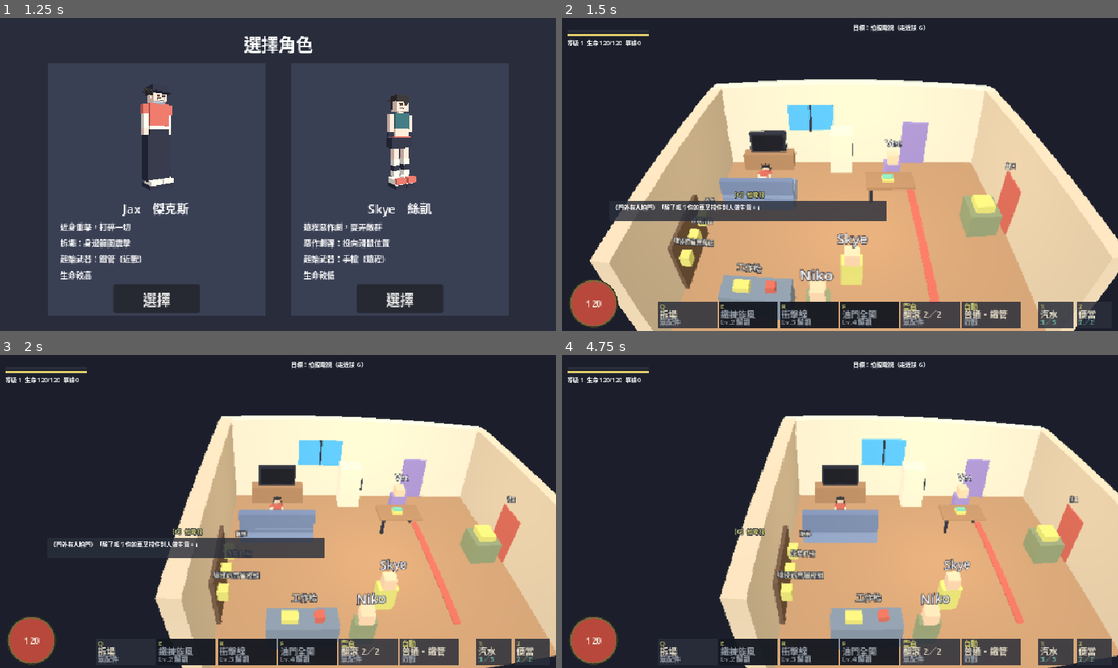
Above: before the commit, frames 1-4 (two rows, left to right).
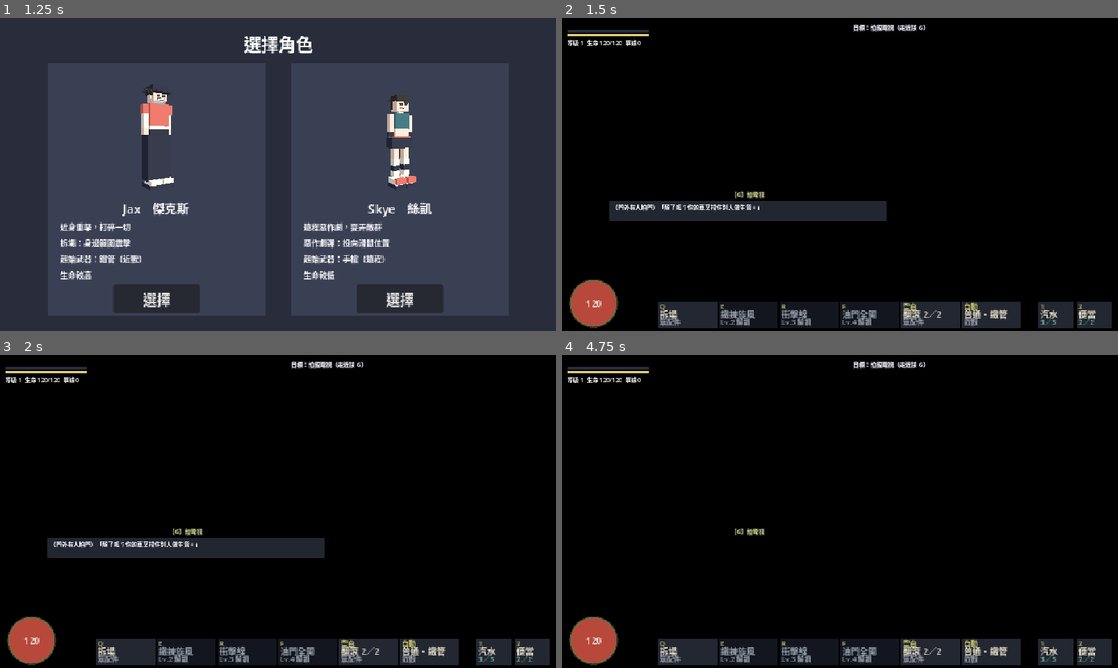
Above: after the commit, the same moments.

Repository: yauchai2/Game-Lab-2
Game: Godot game, scene res://game/title.tscn
The game is run twice, just before and just after one commit, with the same random seed, the same clock (stepped at 60 frames per second) and the same inputs.
Inputs (mouse positions are in pixels of both pictures, inside the frame that each line leads up to):
- Up to frame 1 (1.25 s): click "新遊戲" at 0.5 s
- Up to frame 2 (1.5 s): click "選擇" at 1.25 s
- Up to frame 3 (2 s): no input
- Up to frame 4 (4.75 s): tap Enter at 2, 4.25 s; move the mouse to (962, 495) at 2.02 s; hold D 2.03-2.75 s; tap E at 2.1 s; click (962, 495) at 2.17 s; tap Space at 2.27, 3.5 s; drag from (728, 527) to (812, 574) at 2.77 s; move the mouse to (895, 442) at 3.52 s; hold D 3.53-4.25 s; tap Keypad Enter at 3.6 s; drag from (812, 574) to (673, 464) at 4.27 s

Frame 1 is identical in both runs. In frame 2, 94% of the frame differs, in the area x 0-100%, y 0-100%; in frame 3, 92%; in frame 4, 94%.

Commit message:
全局卡通渲染：卡通光影與深度輪廓線，設定頁可開關
Co-Authored-By: Claude Sonnet 5.5 <noreply@anthropic.com>
Claude-Session: https://claude.ai/code/session_018tqqU6bQ53ZCSKw2HUsxJY

Diff:
--- a/game/scripts/game_settings.gd
+++ b/game/scripts/game_settings.gd
@@ -11,7 +11,7 @@
 const DEFAULTS := {
 	"master": 100, "music": 70, "sfx": 100,
 	"fullscreen": 0, "render": 1, "fisheye": 2, "shadows": 1, "vsync": 1,
-	"shake": 2, "hit_stop": 1, "damage_numbers": 1, "zoom_speed": 1, "hide_common": 0,
+	"shake": 2, "hit_stop": 1, "damage_numbers": 1, "zoom_speed": 1, "hide_common": 0, "toon": 1, "outline": 1,
 }
 
 ## 調色強度（0＝關）。暫時不調色，之後按章節內容設定，由章節程式改這個值。
@@ -69,6 +69,7 @@
 	for sun in tree.get_nodes_in_group("sun"):
 		sun.shadow_enabled = v["shadows"] == 1
 	fit_3d(tree)
+	tree.call_group("toon", "refresh")
 
 static func fisheye_k() -> float:
 	return FISHEYE_K[v["fisheye"]]
--- a/game/scripts/main.gd
+++ b/game/scripts/main.gd
@@ -59,6 +59,8 @@
 func _fit_3d_resolution() -> void:
 	GS.fit_3d(get_tree())
 
+var toon: Node
+
 func _ready() -> void:
 	GS.apply(get_tree())
 	get_tree().root.size_changed.connect(_fit_3d_resolution)
@@ -79,6 +81,9 @@
 	var fisheye := CanvasLayer.new()
 	fisheye.set_script(preload("res://game/scripts/fisheye.gd"))
 	add_child(fisheye)
+	toon = Node.new()
+	toon.set_script(preload("res://game/scripts/toon.gd"))
+	add_child(toon)
 	add_child(music)
 	music.volume_db = MUSIC_DB
 	music.bus = "Music" if AudioServer.get_bus_index("Music") >= 0 else "Master"
--- a/game/scripts/settings_menu.gd
+++ b/game/scripts/settings_menu.gd
@@ -23,6 +23,8 @@
 	["damage_numbers", "傷害數字", "cycle", ["關", "開"]],
 	["zoom_speed", "滾輪縮放速度", "cycle", ["慢", "標準", "快"]],
 	["hide_common", "隱藏白色掉落名牌", "cycle", ["關", "開"]],
+	["toon", "卡通光影", "cycle", ["關", "開"]],
+	["outline", "輪廓線", "cycle", ["關", "開"]],
 ]
 const KEYS_TEXT := "操作\nWASD 移動　空白鍵 翻滾\nQ／E／R／F 技能　Shift 格擋\n滑鼠中鍵拖曳 轉鏡頭　滾輪 縮放\nC 工作枱　Z 隱藏白色名牌\nM 音樂　V 魚眼\nEsc 設定"
 
--- /dev/null
+++ b/game/scripts/toon.gd
@@ -0,0 +1,100 @@
+extends Node
+## 全局卡通渲染：
+## 1. 所有標準材質改用卡通漫反射（分層光影、無高光）；新生成的物件自動套用。
+## 2. 依深度圖畫輪廓線（相機前一塊全螢幕方塊，Compatibility 渲染器可用）。
+## 設定：GameSettings.v["toon"]、v["outline"]（設定頁可開關）。
+
+const GS := preload("res://game/scripts/game_settings.gd")
+
+const OUTLINE_SHADER := """
+shader_type spatial;
+render_mode unshaded, depth_test_disabled, cull_disabled, blend_mix;
+uniform sampler2D depth_tex : hint_depth_texture, filter_nearest;
+uniform vec4 line_color : source_color = vec4(0.07, 0.08, 0.11, 1.0);
+uniform float thickness = 1.0;
+uniform float threshold = 0.06;
+
+void vertex() {
+	POSITION = vec4(VERTEX.xy, 1.0, 1.0);
+}
+
+float lin(vec2 uv, float d, mat4 inv_proj) {
+	vec4 p = inv_proj * vec4(uv * 2.0 - 1.0, d * 2.0 - 1.0, 1.0);
+	return -p.z / p.w;
+}
+
+void fragment() {
+	vec2 px = thickness / VIEWPORT_SIZE;
+	vec2 uv = SCREEN_UV;
+	float c = lin(uv, texture(depth_tex, uv).x, INV_PROJECTION_MATRIX);
+	float e = 0.0;
+	vec2 offs[4] = vec2[](vec2(px.x, 0.0), vec2(-px.x, 0.0), vec2(0.0, px.y), vec2(0.0, -px.y));
+	for (int i = 0; i < 4; i++) {
+		vec2 u2 = uv + offs[i];
+		float n = lin(u2, texture(depth_tex, u2).x, INV_PROJECTION_MATRIX);
+		e = max(e, abs(n - c) / max(min(n, c), 0.1));
+	}
+	float a = smoothstep(threshold, threshold * 2.0, e);
+	ALBEDO = line_color.rgb;
+	ALPHA = a * line_color.a;
+}
+"""
+
+var quad := MeshInstance3D.new()
+var _toon_on := false
+
+func _ready() -> void:
+	add_to_group("toon")
+	var sh := Shader.new()
+	sh.code = OUTLINE_SHADER
+	var mat := ShaderMaterial.new()
+	mat.shader = sh
+	var q := QuadMesh.new()
+	q.size = Vector2(2, 2)
+	quad.mesh = q
+	quad.material_override = mat
+	quad.extra_cull_margin = 16384.0
+	quad.cast_shadow = GeometryInstance3D.SHADOW_CASTING_SETTING_OFF
+	var cam := get_viewport().get_camera_3d()
+	if cam == null:
+		cam = get_parent().get_node_or_null("Camera3D")
+	if cam != null:
+		cam.add_child(quad)
+		quad.position = Vector3(0, 0, -0.5)
+	get_tree().node_added.connect(_on_node_added)
+	refresh()
+
+## 設定改變後呼叫。
+func refresh() -> void:
+	quad.visible = GS.v["outline"] == 1
+	_toon_on = GS.v["toon"] == 1
+	_walk(get_parent())
+
+func _on_node_added(n: Node) -> void:
+	if n is MeshInstance3D:
+		_toonify.call_deferred(n)
+
+func _walk(n: Node) -> void:
+	if n is MeshInstance3D:
+		_toonify(n)
+	for c in n.get_children():
+		_walk(c)
+
+func _toonify(mi: MeshInstance3D) -> void:
+	if not is_instance_valid(mi) or mi.mesh == null:
+		return
+	var mats: Array = []
+	if mi.material_override != null:
+		mats.append(mi.material_override)
+	for i in mi.mesh.get_surface_count():
+		var m := mi.get_active_material(i)
+		if m != null:
+			mats.append(m)
+	for m in mats:
+		if m is StandardMaterial3D:
+			if _toon_on:
+				m.diffuse_mode = BaseMaterial3D.DIFFUSE_TOON
+				m.specular_mode = BaseMaterial3D.SPECULAR_DISABLED
+			else:
+				m.diffuse_mode = BaseMaterial3D.DIFFUSE_BURLEY
+				m.specular_mode = BaseMaterial3D.SPECULAR_SCHLICK_GGX
Not shown, changed: docs/guides/godot-setup.md
